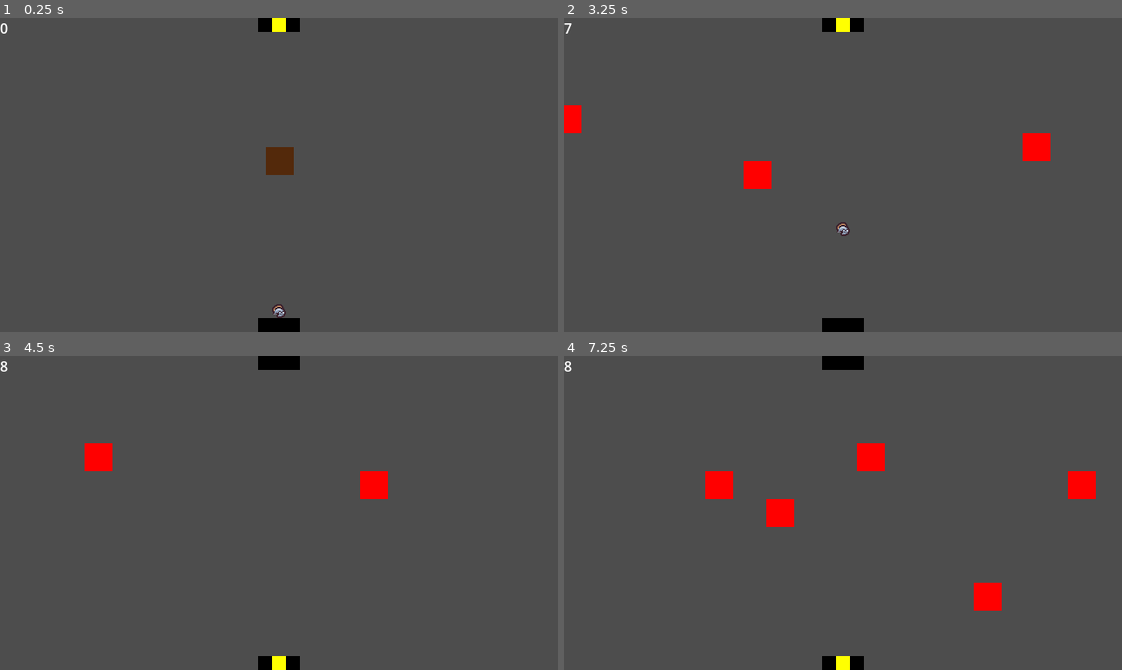
Above: before the commit, frames 1-4 (two rows, left to right).
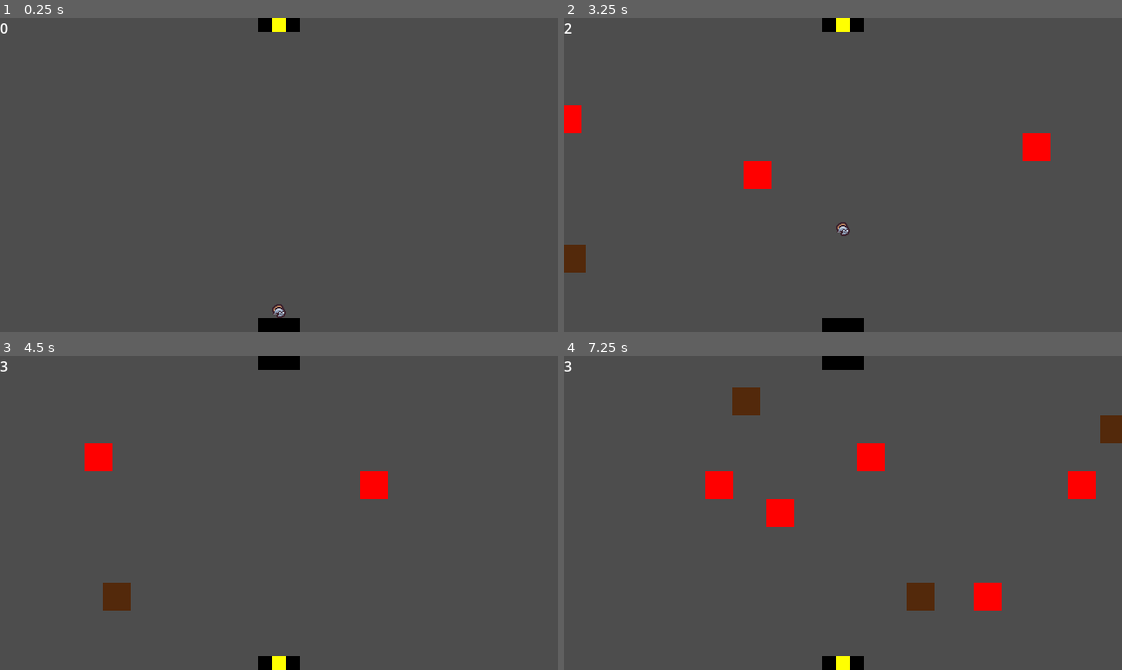
Above: after the commit, the same moments.

Repository: SpoopCats/FiniteStateMachine
Game: Godot game, scene res://scenes/main.tscn
The game is run twice, just before and just after one commit, with the same random seed, the same clock (stepped at 60 frames per second) and the same inputs.
Inputs:
- Up to frame 1 (0.25 s): no input
- Up to frame 2 (3.25 s): tap Enter (ui_accept) at 0.5, 0.77, 1.52, 3.02 s
- Up to frame 3 (4.5 s): tap Enter (ui_accept) at 3.77 s
- Up to frame 4 (7.25 s): tap Enter (ui_accept) at 4.52, 6.02, 6.77 s

The runs differ from the first frame. In frame 1, 0.4% of the frame differs, in the area x 47-53%, y 41-50%; in frame 2, 0.4%; in frame 3, 0.5%; in frame 4, 1.3%, in the area x 0-100%, y 1-82%.

Commit message:
Working bonuses!
The bonuses work now. They spawn in, increase score, queue_free when they hit player, and queue_free when they leave the sceen.

However, the spawn rate is set really high at the moment.

Diff:
--- a/scenes/game_objects/enemy/enemy.gd
+++ b/scenes/game_objects/enemy/enemy.gd
@@ -7,7 +7,6 @@
 # Called when the node enters the scene tree for the first time.
 func _ready() -> void:
 	velocity = dir * speed
-	pass # Replace with function body.
 
 
 # Called every frame. 'delta' is the elapsed time since the previous frame.
--- a/scenes/game_objects/scorebonus/score_bonus.gd
+++ b/scenes/game_objects/scorebonus/score_bonus.gd
@@ -4,11 +4,26 @@
 @export var dir = Vector2.RIGHT
 @export var speed = 100
 
+# this variable is a placeholder value incase I decide to close lanes
+var lane_to_reopen:= Vector2(69, 69)
+
 # Called when the node enters the scene tree for the first time.
 func _ready() -> void:
-	pass # Replace with function body.
+	velocity = dir * speed
 
 
 # Called every frame. 'delta' is the elapsed time since the previous frame.
 func _process(delta: float) -> void:
-	pass
+	_is_bonus_on_screen()
+
+
+func _physics_process(delta: float) -> void:
+	move_and_collide(velocity * delta)
+
+
+func _is_bonus_on_screen():
+	# 656 is the x position where a 32x32 sprite will be fully off screen on the right
+	# -16 is the x position ... off screen on the left
+	if position.x > 656 or position.x < -16:
+		GameEvents.emit_off_screen(lane_to_reopen)
+		queue_free()
--- a/scenes/main.tscn
+++ b/scenes/main.tscn
@@ -7,7 +7,6 @@
 [ext_resource type="PackedScene" uid="uid://cy5udr3a1n467" path="res://scenes/game_objects/player/player.tscn" id="2_t7qp4"]
 [ext_resource type="PackedScene" uid="uid://b53ft8643ldn" path="res://scenes/managers/score_bonus_manager.tscn" id="3_xeayt"]
 [ext_resource type="PackedScene" uid="uid://cyfii8hf534ly" path="res://scenes/UI/score_counter.tscn" id="4_whcrg"]
-[ext_resource type="PackedScene" uid="uid://nvoh0pabewa6" path="res://scenes/game_objects/scorebonus/score_bonus.tscn" id="8_lsh6e"]
 
 [node name="Main" type="Node2D" groups=["game"]]
 
@@ -27,6 +26,3 @@
 position = Vector2(320, 352)
 
 [node name="ScoreCounter" parent="." instance=ExtResource("4_whcrg")]
-
-[node name="ScoreBonus" parent="." instance=ExtResource("8_lsh6e")]
-position = Vector2(321, 164)
--- a/scenes/managers/score_bonus_manager.gd
+++ b/scenes/managers/score_bonus_manager.gd
@@ -1,5 +1,8 @@
 extends Node
 
+@export var score_bonus_scene: PackedScene
+# reference to the main node
+@onready var game: Node2D = $".."
 @onready var bonus_timer: Timer = $BonusTimer
 @export var spawn_chance: int = 50 #50% currently
 
@@ -34,8 +37,13 @@
 	var roll = randi_range(0, 100)
 	# no spawn, exit code
 	if roll < spawn_chance:
-		print('no spawn')
 		return
 	# roll succeeds, spawn in score_bonus.tscn
 	if roll >= spawn_chance: #modify here for changing spawn chances
-		print('spawn')
+		var bonus = score_bonus_scene.instantiate()
+		var bonus_lane = spawn_points.pick_random()
+		bonus.position = bonus_lane
+		# check if it should be moving left instead of right
+		if bonus.position.x > 640:
+			bonus.dir = Vector2.LEFT
+		game.add_child(bonus)
--- a/scenes/managers/score_bonus_manager.tscn
+++ b/scenes/managers/score_bonus_manager.tscn
@@ -1,9 +1,11 @@
-[gd_scene load_steps=2 format=3 uid="uid://b53ft8643ldn"]
+[gd_scene load_steps=3 format=3 uid="uid://b53ft8643ldn"]
 
 [ext_resource type="Script" path="res://scenes/managers/score_bonus_manager.gd" id="1_xholi"]
+[ext_resource type="PackedScene" uid="uid://nvoh0pabewa6" path="res://scenes/game_objects/scorebonus/score_bonus.tscn" id="2_drk1b"]
 
 [node name="ScoreBonusManager" type="Node"]
 script = ExtResource("1_xholi")
+score_bonus_scene = ExtResource("2_drk1b")
 
 [node name="BonusTimer" type="Timer" parent="."]
 autostart = true
Not shown: 1 places in scenes/main.tscn that only renumber resources
